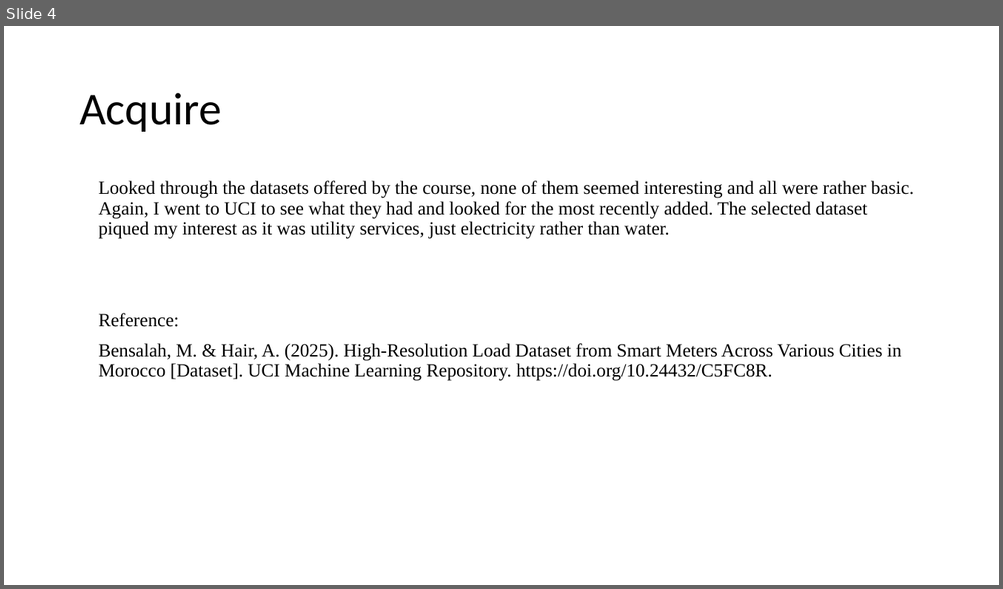
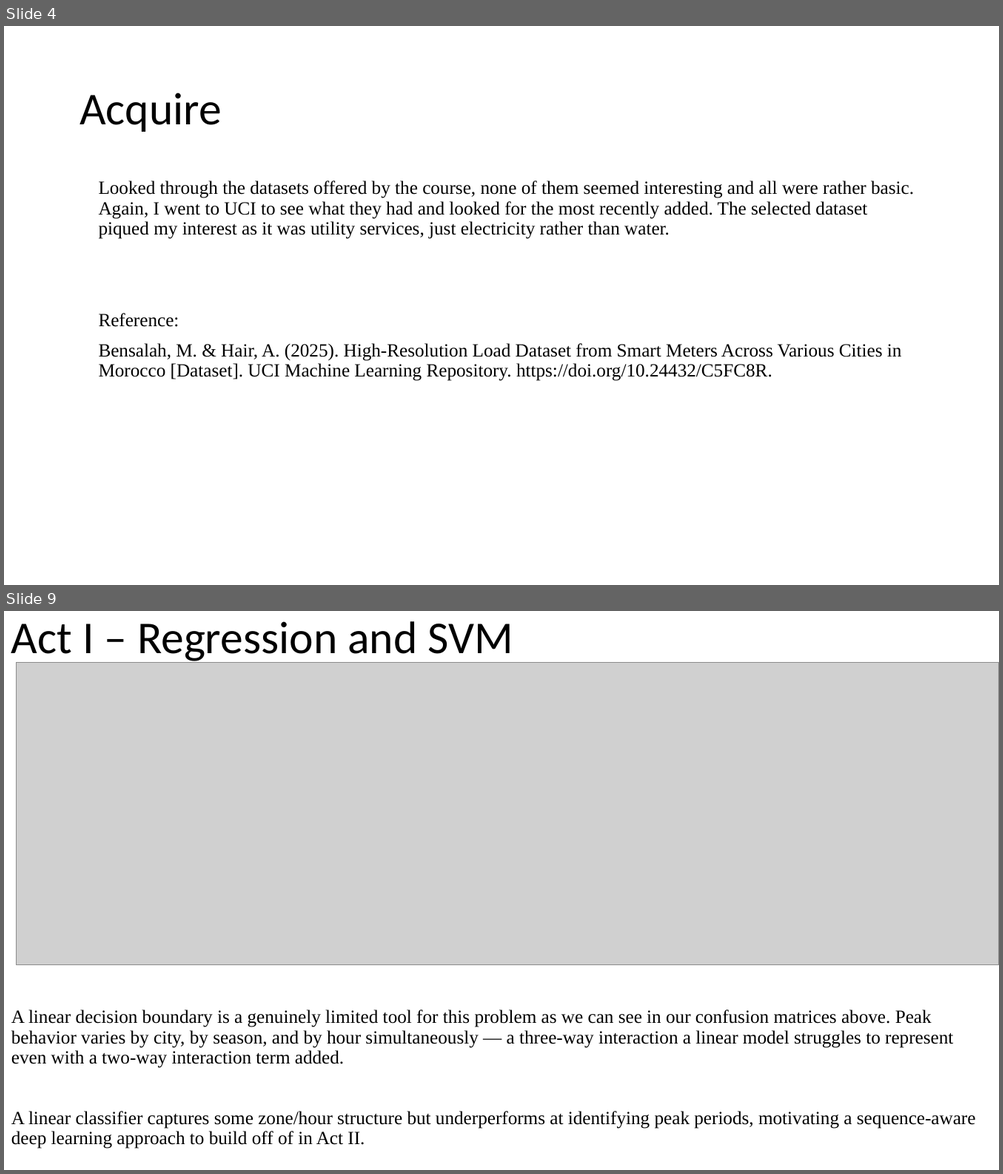
Before and after one commit to Foxman301/ANA500Project, a slide deck: ANA500_Micro-Project_JonathanEspedal.pptx. Shown one above the other, each under a label of ours: slide 4 before the commit, slides 4 and 9 after it; the slides between them are not shown. The pictures are 1003x589 and 1003x1174 pixels, drawn with LibreOffice and Linux fonts; fonts in the diff are those of the drawing; grey boxes stand for pictures. Boxes give left, top, right and bottom in pixels: in the first picture for what was removed or moved away, otherwise in the second. Text is boxed around its words. In the diff, an @@ line names an element or a change of style, - is before the commit and + after.

```diff
--- a/ANA500_Micro-Project_JonathanEspedal.pptx
+++ b/ANA500_Micro-Project_JonathanEspedal.pptx
@@ slide 9 added at (x1=4, y1=611, x2=999, y2=1170), background #FFFFFF @@
@@ title added at (x1=11, y1=621, x2=512, y2=664), 44 pt, text #000000 @@
+Act I – Regression and SVM
@@ picture added at (x1=17, y1=663, x2=999, y2=965) @@
@@ text added at (x1=11, y1=1010, x2=976, y2=1149), 18 pt, text #000000 @@
+A linear decision boundary is a genuinely limited tool for this problem as we can see in our confusion matrices above. Peak behavior varies by city, by season, and by hour simultaneously — a three-way interaction a linear model struggles to represent even with a two-way interaction term added.
+A linear classifier captures some zone/hour structure but underperforms at identifying peak periods, motivating a sequence-aware deep learning approach to build off of in Act II.
```
Also in this commit, not shown: 3 slides changed, 2 other slides added, 1 slide removed, 1 other file.
